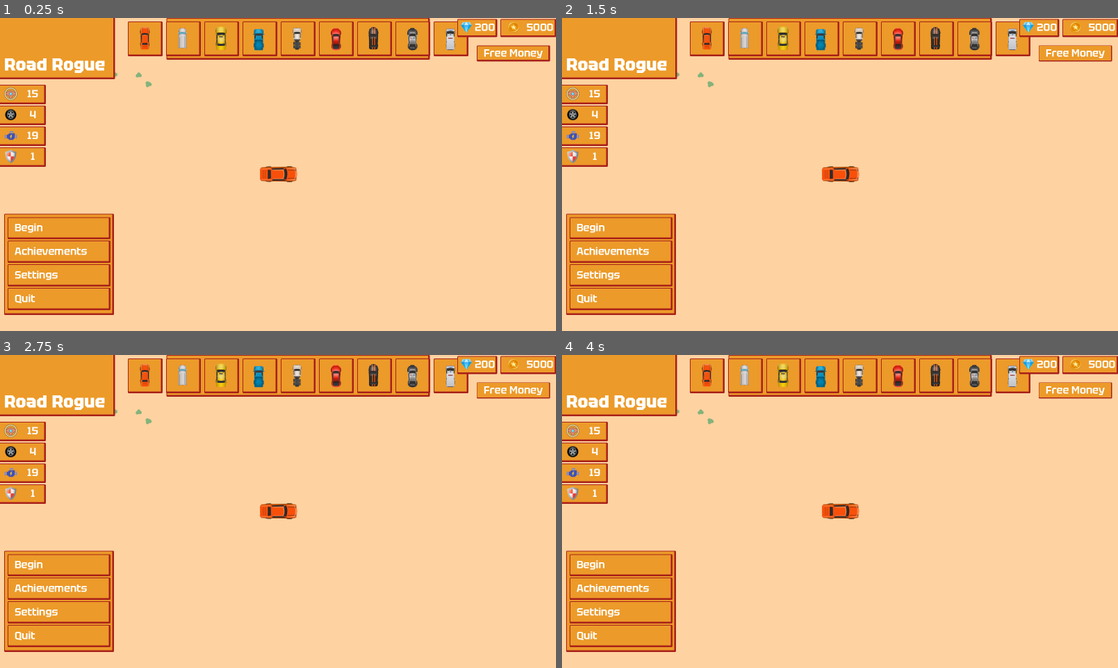
Above: before the commit, frames 1-4 (two rows, left to right).
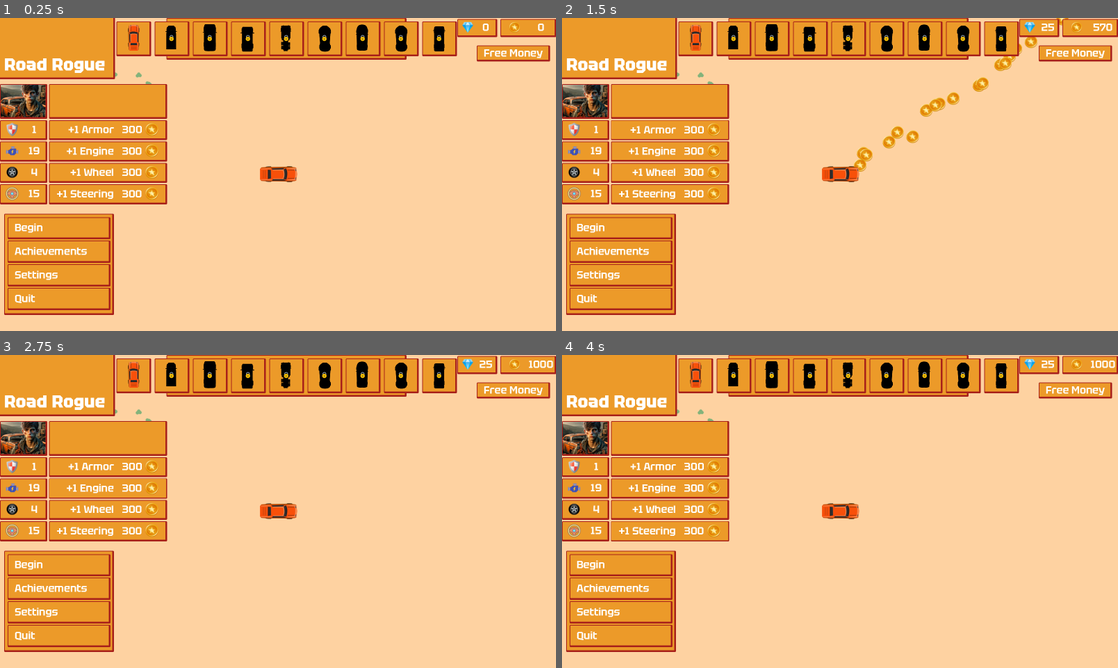
Above: after the commit, the same moments.

Repository: gregrylivingston/GoonCrusher
Game: Godot game, scene res://scene/player/menu/main/mainMenuCamera.tscn
Two runs of this game, one before a commit and one after it. Both use one fixed random seed, a clock stepped at 60 frames per second and the inputs below.
Inputs (mouse positions are in pixels of both pictures, inside the frame that each line leads up to):
- Up to frame 1 (0.25 s): no input
- Up to frame 2 (1.5 s): click "Free Money" at 0.5 s; click (667, 130) at 1.25 s, where only the run after the commit has a clickable "+1 Armor 300"
- Up to frame 3 (2.75 s): click (105, 489) at 2 s, where only the run after the commit has a clickable "+1 Engine 300"
- Up to frame 4 (4 s): click (667, 511) at 2.75 s, where only the run after the commit has a clickable "+1 Wheel 300"; click (667, 530) at 3.5 s, where only the run after the commit has a clickable "+1 Steering 300"

The runs differ from the first frame. In frame 1, 15% of the frame differs, in the area x 0-100%, y 0-60%; in frame 2, 16%; in frame 3, 15%; in frame 4, 15%.

Commit message:
unlocks1

Diff:
--- a/lib/overhead_car_2d/overhead_car_body_2d.gd
+++ b/lib/overhead_car_2d/overhead_car_body_2d.gd
@@ -196,8 +196,9 @@
 	health = clamp(health, -10.0, 100.0)
 	fuel = clamp(fuel, -10.0, 100.0)
 	if powerup != "coin" && powerup != "health" && powerup != "fuel" && powerup != "gem": powerupsCollected += 1
-	if not is_instance_valid(ui): ui = get_tree().get_nodes_in_group("playerGameUi")[0]
-	ui.updateStats()
+	if Root.isRunActive:
+		if not is_instance_valid(ui): ui = get_tree().get_nodes_in_group("playerGameUi")[0]
+		ui.updateStats()
 
 
 func damage(damage: float):
--- a/scene/car/menuCar.gd
+++ b/scene/car/menuCar.gd
@@ -17,3 +17,7 @@
 
 func setTexture(texture):
 	$TextureRect.texture = texture
+
+func setLocked():
+	$TextureRect.modulate = Color(0,0,0,1)
+	$TextureRect2.visible = true
--- a/scene/car/menuCar.tscn
+++ b/scene/car/menuCar.tscn
@@ -6,6 +6,8 @@
 [ext_resource type="StyleBox" uid="uid://bbchkiamfyybx" path="res://style/style_box_basic_hover.tres" id="2_pr217"]
 [ext_resource type="AudioStream" uid="uid://bnkmb47rln87k" path="res://sound/ui/click_2.wav" id="4_5yymn"]
 [ext_resource type="AudioStream" uid="uid://bmxxnqvrvdch4" path="res://sound/ui/click.wav" id="5_bnvnq"]
+[ext_resource type="Material" uid="uid://b2nnqweaskeli" path="res://shader/shader_edgeglow.tres" id="5_xsitl"]
+[ext_resource type="Texture2D" uid="uid://bw45oo13cs8mi" path="res://texture/icon/lock.png" id="6_n1ip5"]
 
 [node name="MenuCar" type="Button"]
 custom_minimum_size = Vector2(100, 100)
@@ -24,13 +26,14 @@
 anchor_top = 0.5
 anchor_right = 0.5
 anchor_bottom = 0.5
-offset_left = -39.0
-offset_top = -39.0
-offset_right = 217.0
-offset_bottom = 217.0
+offset_left = -46.5
+offset_top = -47.0
+offset_right = 218.5
+offset_bottom = 209.0
 grow_horizontal = 2
 grow_vertical = 2
-scale = Vector2(0.3, 0.3)
+scale = Vector2(0.35, 0.35)
+mouse_filter = 2
 texture = ExtResource("2_fvjic")
 
 [node name="AudioStreamPlayer" type="AudioStreamPlayer" parent="."]
@@ -39,5 +42,25 @@
 [node name="AudioStreamPlayer2" type="AudioStreamPlayer" parent="."]
 stream = ExtResource("5_bnvnq")
 
+[node name="TextureRect2" type="TextureRect" parent="."]
+visible = false
+material = ExtResource("5_xsitl")
+layout_mode = 1
+anchors_preset = 8
+anchor_left = 0.5
+anchor_top = 0.5
+anchor_right = 0.5
+anchor_bottom = 0.5
+offset_left = -48.0
+offset_top = -48.0
+offset_right = 417.0
+offset_bottom = 417.0
+grow_horizontal = 2
+grow_vertical = 2
+scale = Vector2(0.2, 0.2)
+mouse_filter = 2
+texture = ExtResource("6_n1ip5")
+stretch_mode = 3
+
 [connection signal="mouse_entered" from="." to="." method="_on_mouse_entered"]
 [connection signal="pressed" from="." to="." method="_on_pressed"]
--- a/scene/car/pickup/pickup.tscn
+++ b/scene/car/pickup/pickup.tscn
@@ -9,7 +9,7 @@
 armor = 6
 
 [node name="sprite" parent="." index="4"]
-position = Vector2(3, 7)
+position = Vector2(3, 3)
 texture = ExtResource("2_36nav")
 
 [node name="tireLocation2" parent="sprite" index="1"]
--- a/scene/car/semi/semi.tscn
+++ b/scene/car/semi/semi.tscn
@@ -4,7 +4,7 @@
 [ext_resource type="Texture2D" uid="uid://cmg5tl48id0af" path="res://scene/car/semi/truck.png" id="2_0owyo"]
 
 [sub_resource type="RectangleShape2D" id="RectangleShape2D_8s7dq"]
-size = Vector2(309, 107)
+size = Vector2(309, 115)
 
 [node name="Car" instance=ExtResource("1_16fys")]
 max_engine_power = 16
@@ -13,10 +13,11 @@
 armor = 30
 
 [node name="CollisionShape2D" parent="." index="2"]
-position = Vector2(3.5, -14.5)
+position = Vector2(3.5, -1.5)
 shape = SubResource("RectangleShape2D_8s7dq")
 
 [node name="sprite" parent="." index="4"]
+position = Vector2(0, 10)
 scale = Vector2(1.5, 1.5)
 texture = ExtResource("2_0owyo")
 
--- a/scene/level/levelRoot.gd
+++ b/scene/level/levelRoot.gd
@@ -14,6 +14,7 @@
 	add_child(Root.playerCar)
 
 	Root.levelRoot = self
+	Root.isRunActive = true
 
 	Root.playerCar.ui = get_tree().get_nodes_in_group("playerGameUi")[0]
 	Root.playerCar.ui.get_node("carPanel").setTexture( Root.playerCar.get_node("sprite").texture )
--- a/scene/player/menu/gameSummary.gd
+++ b/scene/player/menu/gameSummary.gd
@@ -13,6 +13,9 @@
 	$Panel/Panel2/VBoxContainer/HBoxContainer4/powerups.text = str( Root.playerCar.powerupsCollected )
 	$Panel/Panel2/VBoxContainer/HBoxContainer5/gems.text = str(Root.playerCar.gem)
 
+	Root.earnedCoins = Root.playerCar.coin
+	Root.earnedGems = Root.playerCar.gem
+
 
 # Called every frame. 'delta' is the elapsed time since the previous frame.
 func _process(delta):
--- a/scene/player/menu/main/car_stats_container.tscn
+++ b/scene/player/menu/main/car_stats_container.tscn
@@ -1,10 +1,12 @@
-[gd_scene load_steps=6 format=3 uid="uid://clx3q1jksnuoc"]
+[gd_scene load_steps=8 format=3 uid="uid://clx3q1jksnuoc"]
 
 [ext_resource type="PackedScene" uid="uid://i0goedbwsro6" path="res://scene/player/ui/attribute_indicator.tscn" id="1_awv6k"]
 [ext_resource type="Texture2D" uid="uid://b3g3a2usedskp" path="res://texture/icon/steering.png" id="2_ekr1k"]
 [ext_resource type="Texture2D" uid="uid://b282uef7te4fk" path="res://texture/icon/wheel.png" id="3_gtqp7"]
 [ext_resource type="Texture2D" uid="uid://b40eqkba0jho8" path="res://texture/icon/engine.png" id="4_3l7yx"]
 [ext_resource type="Texture2D" uid="uid://ckvii7iuglgha" path="res://texture/icon/shield.png" id="5_1k2du"]
+[ext_resource type="Theme" uid="uid://co40pijjc7hbw" path="res://style/roadRogue.tres" id="6_v36os"]
+[ext_resource type="Texture2D" uid="uid://iwn5n3c7e4vw" path="res://scene/car/sedan/char_sedan.png" id="7_d3v8e"]
 
 [node name="carStatsContainer" type="VBoxContainer"]
 offset_left = 420.0
@@ -12,22 +14,42 @@
 offset_right = 532.0
 offset_bottom = 593.0
 
-[node name="steering" parent="." instance=ExtResource("1_awv6k")]
+[node name="Panel" type="Panel" parent="."]
+custom_minimum_size = Vector2(0, 100)
+layout_mode = 2
+theme = ExtResource("6_v36os")
+
+[node name="TextureRect" type="TextureRect" parent="Panel"]
+layout_mode = 1
+anchors_preset = 15
+anchor_right = 1.0
+anchor_bottom = 1.0
+offset_left = 2.0
+offset_top = 2.0
+offset_right = -5.0
+offset_bottom = -5.0
+grow_horizontal = 2
+grow_vertical = 2
+texture = ExtResource("7_d3v8e")
+expand_mode = 1
+stretch_mode = 6
+
+[node name="armor" parent="." instance=ExtResource("1_awv6k")]
 layout_mode = 2
 size_flags_vertical = 3
-myIcon = ExtResource("2_ekr1k")
+myIcon = ExtResource("5_1k2du")
+
+[node name="engine" parent="." instance=ExtResource("1_awv6k")]
+layout_mode = 2
+size_flags_vertical = 3
+myIcon = ExtResource("4_3l7yx")
 
 [node name="aero" parent="." instance=ExtResource("1_awv6k")]
 layout_mode = 2
 size_flags_vertical = 3
 myIcon = ExtResource("3_gtqp7")
 
-[node name="engine" parent="." instance=ExtResource("1_awv6k")]
+[node name="steering" parent="." instance=ExtResource("1_awv6k")]
 layout_mode = 2
 size_flags_vertical = 3
-myIcon = ExtResource("4_3l7yx")
-
-[node name="armor" parent="." instance=ExtResource("1_awv6k")]
-layout_mode = 2
-size_flags_vertical = 3
-myIcon = ExtResource("5_1k2du")
+myIcon = ExtResource("2_ekr1k")
--- a/scene/player/menu/main/mainMenu.gd
+++ b/scene/player/menu/main/mainMenu.gd
@@ -1,19 +1,26 @@
 extends CanvasLayer
 
-var carPanel = preload("res://scene/car/menuCar.tscn")
+
 
 
 func _ready():
 	Root.mainMenu = self
 	createCarArray()
 	selectCar(Root.cars.sedan)
+	await get_tree().process_frame
+	if Root.isRunActive:
+		Root.isRunActive = false
+		SaveManager.addCoins( Root.earnedCoins )
+		SaveManager.addGems( Root.earnedGems )
+		Root.earnedCoins = 0
+		Root.earnedGems = 0
+	uiUpdate()
 
-	$myCoins.setValue( SaveManager.playerData.coin )
-	$myGems.setValue ( SaveManager.playerData.gem )
 
 func _process(delta):
 	pass
 
+var carPanel = preload("res://scene/car/menuCar.tscn")
 func createCarArray():
 	for car in Root.cars:
 		var newPanel = carPanel.instantiate()
@@ -22,6 +29,9 @@
 		var newCar = Root.cars[car].scene.instantiate()
 		newPanel.setTexture(newCar.get_node("sprite").texture )
 		newCar.queue_free()
+
+		if SaveManager.playerData.cars[car].cost != 0:
+			newPanel.setLocked()
 
 		newPanel.scale = Vector2(.3,.3)
 		$TabContainer/Ride/carGrid.add_child(newPanel)
@@ -50,3 +60,12 @@
 
 	get_parent().add_child(Root.playerCar)
 	$carStatsContainer.updateStats()
+
+func uiUpdate():
+	$myCoins.setValue( SaveManager.playerData.coin )
+	$myGems.setValue ( SaveManager.playerData.gem )
+
+
+func _on_free_money_button_pressed():
+	SaveManager.addGems( 25 )
+	SaveManager.addCoins( 1000 )
--- a/scene/player/menu/main/mainMenu.tscn
+++ b/scene/player/menu/main/mainMenu.tscn
@@ -10,6 +10,7 @@
 [ext_resource type="Script" path="res://scene/player/menu/main/car_stats_container.gd" id="7_7di5e"]
 [ext_resource type="PackedScene" uid="uid://i0goedbwsro6" path="res://scene/player/ui/attribute_indicator.tscn" id="10_7n51g"]
 [ext_resource type="Texture2D" uid="uid://w03tvhxtmrv4" path="res://texture/icon/icons8-coin-48 (1).png" id="11_labbq"]
+[ext_resource type="PackedScene" uid="uid://maftjaqqaasp" path="res://scene/player/menu/main/statUpgradeButton.tscn" id="12_75cgo"]
 [ext_resource type="Texture2D" uid="uid://clb0tyqiwegeo" path="res://texture/icon/icons8-gem-48.png" id="12_baips"]
 
 [node name="MainMenu" type="CanvasLayer"]
@@ -28,7 +29,7 @@
 anchors_preset = 10
 anchor_right = 1.0
 offset_left = 479.0
-offset_right = -363.0
+offset_right = -430.0
 offset_bottom = 120.0
 grow_horizontal = 2
 theme = ExtResource("2_caw0b")
@@ -63,20 +64,24 @@
 texture = ExtResource("5_gfgo3")
 
 [node name="carStatsContainer" parent="." instance=ExtResource("6_g6ev1")]
-offset_left = -4.0
-offset_top = 192.0
-offset_right = 132.0
-offset_bottom = 428.0
+anchors_preset = 4
+anchor_top = 0.5
+anchor_bottom = 0.5
+offset_left = 0.0
+offset_top = -260.0
+offset_right = 136.0
+offset_bottom = 86.0
+grow_vertical = 2
 script = ExtResource("7_7di5e")
 
-[node name="Panel" type="Panel" parent="."]
+[node name="titlePanel" type="Panel" parent="."]
 offset_left = -157.0
 offset_top = -17.0
 offset_right = 331.0
 offset_bottom = 176.0
 theme = ExtResource("2_caw0b")
 
-[node name="Title" type="Label" parent="Panel"]
+[node name="Title" type="Label" parent="titlePanel"]
 layout_mode = 0
 offset_left = 169.0
 offset_top = 118.0
@@ -130,7 +135,7 @@
 size_flags_vertical = 3
 text = "Quit"
 
-[node name="myCoins" parent="." instance=ExtResource("10_7n51g")]
+[node name="myCoins" parent="." groups=["coinui"] instance=ExtResource("10_7n51g")]
 anchors_preset = 1
 anchor_left = 1.0
 anchor_right = 1.0
@@ -141,7 +146,7 @@
 grow_horizontal = 0
 myIcon = ExtResource("11_labbq")
 
-[node name="myGems" parent="." instance=ExtResource("10_7n51g")]
+[node name="myGems" parent="." groups=["gemui"] instance=ExtResource("10_7n51g")]
 anchors_preset = 1
 anchor_left = 1.0
 anchor_right = 1.0
@@ -152,7 +157,7 @@
 grow_horizontal = 0
 myIcon = ExtResource("12_baips")
 
-[node name="RoadButton" parent="." instance=ExtResource("2_1mco8")]
+[node name="freeMoneyButton" parent="." instance=ExtResource("2_1mco8")]
 anchors_preset = 1
 anchor_left = 1.0
 anchor_bottom = 0.0
@@ -164,5 +169,40 @@
 grow_vertical = 1
 text = "Free Money"
 
+[node name="carStatUpgrades" type="VBoxContainer" parent="."]
+anchors_preset = 4
+anchor_top = 0.5
+anchor_bottom = 0.5
+offset_left = 141.0
+offset_top = -260.0
+offset_right = 481.0
+offset_bottom = 86.0
+grow_vertical = 2
+
+[node name="Panel" type="Panel" parent="carStatUpgrades"]
+custom_minimum_size = Vector2(0, 100)
+layout_mode = 2
+theme = ExtResource("2_caw0b")
+
+[node name="statUpgrade" parent="carStatUpgrades" instance=ExtResource("12_75cgo")]
+layout_mode = 2
+size_flags_vertical = 3
+
+[node name="statUpgrade2" parent="carStatUpgrades" instance=ExtResource("12_75cgo")]
+layout_mode = 2
+size_flags_vertical = 3
+text = "+1 Engine   300"
+
+[node name="statUpgrade3" parent="carStatUpgrades" instance=ExtResource("12_75cgo")]
+layout_mode = 2
+size_flags_vertical = 3
+text = "+1 Wheel   300"
+
+[node name="statUpgrade4" parent="carStatUpgrades" instance=ExtResource("12_75cgo")]
+layout_mode = 2
+size_flags_vertical = 3
+text = "+1 Steering   300"
+
 [connection signal="pressed" from="Panel2/VBoxContainer/beginButton" to="." method="_on_begin_button_pressed"]
 [connection signal="pressed" from="Panel2/VBoxContainer/quitButton" to="." method="_on_quit_button_pressed"]
+[connection signal="pressed" from="freeMoneyButton" to="." method="_on_free_money_button_pressed"]
--- /dev/null
+++ b/scene/player/menu/main/statUpgradeButton.gd
@@ -0,0 +1,11 @@
+extends roadButton
+
+
+# Called when the node enters the scene tree for the first time.
+func _ready():
+	pass # Replace with function body.
+
+
+# Called every frame. 'delta' is the elapsed time since the previous frame.
+func _process(delta):
+	pass
--- /dev/null
+++ b/scene/player/menu/main/statUpgradeButton.tscn
@@ -0,0 +1,12 @@
+[gd_scene load_steps=4 format=3 uid="uid://maftjaqqaasp"]
+
+[ext_resource type="PackedScene" uid="uid://bepxjqhida0n8" path="res://scene/player/ui/roadButton.tscn" id="1_w3c8s"]
+[ext_resource type="Texture2D" uid="uid://w03tvhxtmrv4" path="res://texture/icon/icons8-coin-48 (1).png" id="2_v7bbs"]
+[ext_resource type="Script" path="res://scene/player/menu/main/statUpgradeButton.gd" id="3_57udn"]
+
+[node name="statUpgrade" instance=ExtResource("1_w3c8s")]
+text = "+1 Armor   300"
+icon = ExtResource("2_v7bbs")
+alignment = 2
+icon_alignment = 2
+script = ExtResource("3_57udn")
--- a/scene/player/save/playerData.gd
+++ b/scene/player/save/playerData.gd
@@ -1,8 +1,8 @@
 extends Resource
 class_name playerData
 
-var coin = 5000
-var gem = 200
+var coin = 0
+var gem = 0
 
 var cars = {
 	"sedan":{
--- a/scene/powerup/purse.gd
+++ b/scene/powerup/purse.gd
@@ -7,7 +7,7 @@
 	visible = false
 	for i in coinsToReward:
 		var newCoin = coinScene.instantiate()
-		newCoin.global_position = global_position + Vector2( randi_range(-100,100) ,randi_range(-100,100) )
+		newCoin.global_position = Root.playerCar.global_position + Vector2( randi_range(-100,100) ,randi_range(-100,100) )
 		get_parent().add_child(newCoin)
 		newCoin.sendReward(body)
 		await get_tree().process_frame
--- a/scripts/global/root.gd
+++ b/scripts/global/root.gd
@@ -3,8 +3,13 @@
 var playerCar: OverheadCarBody2D
 var selectedCar
 var mainMenu: CanvasLayer
+var levelRoot
 
-var levelRoot
+var isRunActive: bool = false
+var earnedCoins: int
+var earnedGems: int
+
+
 var color = [
 	Color("#8E9B90"),
 	Color("#93C0A4"),
--- a/scripts/global/saveManager.gd
+++ b/scripts/global/saveManager.gd
@@ -15,9 +15,38 @@
 	if ResourceLoader.exists(save_path):
 		return load(save_path)
 	else:
-		var carData = load("res://scene/player/save/playerData.tres")
-		save_character_data(carData)
-		return carData
+		var data = load("res://scene/player/save/playerData.tres")
+		save_character_data()
+		return data
 
-func save_character_data(data):
-	ResourceSaver.save(data, save_path)
+func save_character_data():
+	ResourceSaver.save(playerData, save_path)
+
+
+var coinScene = preload("res://scene/powerup/coin.tscn")
+
+func addCoins(num: int):
+	for i in num/10:
+		var newCoin = coinScene.instantiate()
+		newCoin.global_position = Root.playerCar.global_position + Vector2( randi_range(-100,100) ,randi_range(-100,100) )
+		Root.mainMenu.get_parent().add_child(newCoin)
+		newCoin.sendReward( Root.playerCar )
+		playerData.coin += 10
+		Root.mainMenu.uiUpdate()
+		await get_tree().process_frame
+	playerData.coin += num%10
+	save_character_data()
+
+
+var gemScene = preload("res://scene/powerup/gem.tscn")
+
+func addGems(num: int):
+	for i in num:
+		var newCoin = gemScene.instantiate()
+		newCoin.global_position = Root.playerCar.global_position + Vector2( randi_range(-100,100) ,randi_range(-100,100) )
+		Root.mainMenu.get_parent().add_child(newCoin)
+		newCoin.sendReward( Root.playerCar )
+		playerData.gem += 1
+		Root.mainMenu.uiUpdate()
+		await get_tree().process_frame
+	save_character_data()
--- a/shader/shader_edgeglow.tres
+++ b/shader/shader_edgeglow.tres
@@ -1,11 +1,3 @@
-[gd_resource type="ShaderMaterial" load_steps=2 format=3 uid="uid://b2nnqweaskeli"]
-
-[ext_resource type="Shader" path="res://shader/edgeGlow.gdshader" id="1_qsakm"]
+[gd_resource type="ShaderMaterial" format=3 uid="uid://b2nnqweaskeli"]
 
 [resource]
-shader = ExtResource("1_qsakm")
-shader_parameter/color = Color(0.727728, 0.0347356, 0.0193162, 1)
-shader_parameter/width = 1.225
-shader_parameter/pattern = 1
-shader_parameter/inside = true
-shader_parameter/add_margins = false
Not shown: 1 places in scene/car/menuCar.tscn that only renumber resources
Binary file added: scene/car/sedan/char_sedan.png
Not shown, added: scene/car/sedan/char_sedan.png.import
Not shown: 1 places in scene/player/menu/main/mainMenu.tscn that only renumber resources
Binary file added: texture/icon/lock.png
Not shown, added: texture/icon/lock.png.import
